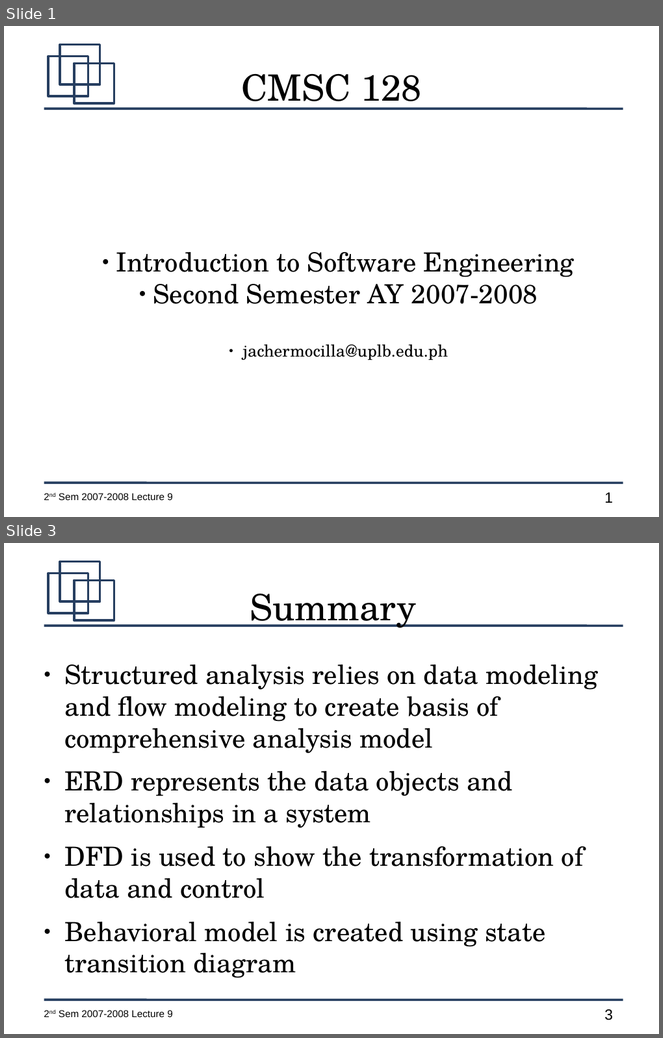
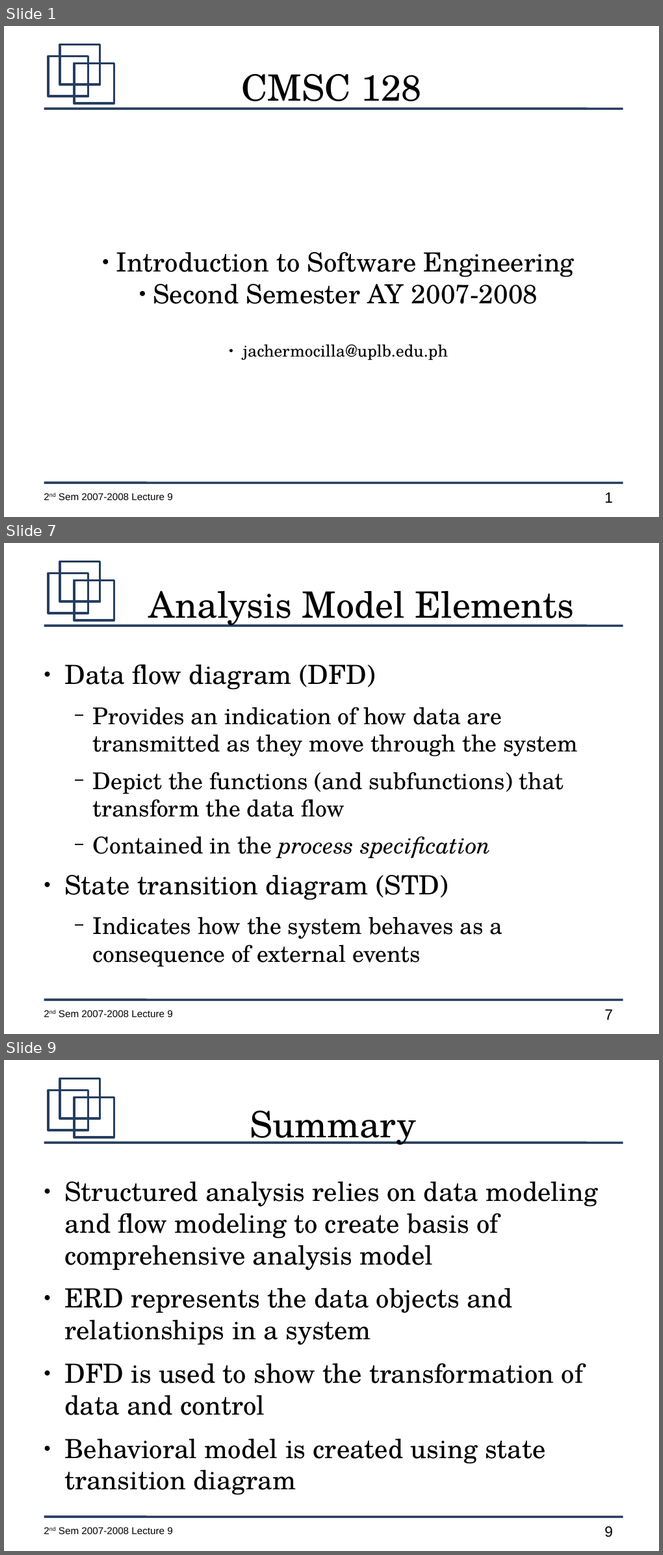
Before and after one commit to jachermocilla/jach-homepage, a slide deck: CMSC128-2nd-Sem-2007-L10.odp. Shown one above the other, each under a label of ours: slides 1 and 3 before the commit, slides 1, 7 and 9 after it; the slides between them are not shown. The pictures are 663x1038 and 663x1555 pixels, drawn with LibreOffice and Linux fonts; fonts in the diff are those of the drawing. Boxes give left, top, right and bottom in pixels: in the first picture for what was removed or moved away, otherwise in the second. Text is boxed around its words. In the diff, an @@ line names an element or a change of style, - is before the commit and + after.

```diff
--- a/CMSC128-2nd-Sem-2007-L10.odp
+++ b/CMSC128-2nd-Sem-2007-L10.odp
@@ slide 7 added at (4,543,659,1034), background #FFFFFF; not listed: 7 template elements that a slide beside it also shows @@
@@ title added at (149,591,574,627), 44 pt, text #000000 @@
+Analysis Model Elements
@@ text added at (65,665,578,967), 28 pt, text #000000 @@
+● Data flow diagram (DFD)
+  − Provides an indication of how data are transmitted as they move through the system
+  − Depict the functions (and subfunctions) that transform the data flow
+  − Contained in the process specification
+● State transition diagram (STD)
+  − Indicates how the system behaves as a consequence of external events
@@ what was slide 3 is now slide 9 @@
@@ page number at (605,1527,613,1538): text changed @@
-3
+9
```
Also in this commit, not shown: 1 slide changed, 6 other slides added, 1 slide removed.
